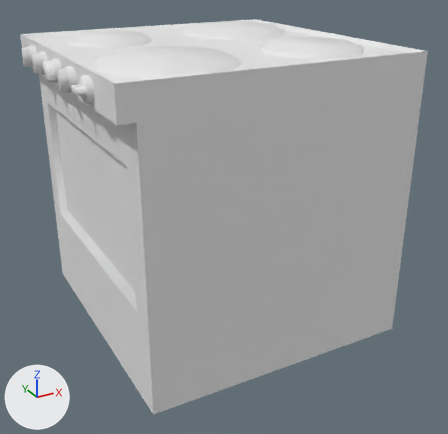
The FBX model TheCoCe/Export/Assets/Interior/Stove.fbx, before and after one commit.
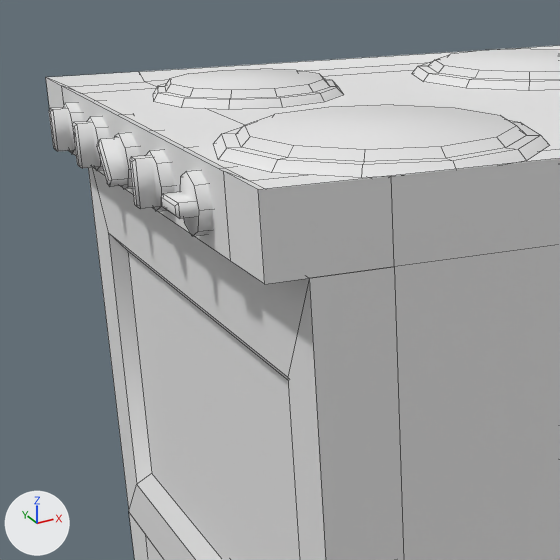
The first picture shows the older version from a camera (50 mm lens) standing at (-0.976, -1.897, 1.297) and looking at (0.023, -0.082, 0.389). The close-ups show both versions on the part from 0% to 55% of the width and 0% to 57% of the height of that picture. The axes (+X, +Y, +Z) are drawn at lower left. The lights are the same throughout. The close-ups show mesh edges as thin lines. Where no turn or scale is listed for an object, it has been applied to the vertices.

Script lines for the objects in view, before the commit:
```python
me_counter_002 = bpy.data.meshes.new('Counter.002')
me_counter_002.from_pydata(...)  # 392 vertices, 292 faces; spans x -0.541..0.5, y -0.5..0.5, z 0.0..1.011
me_counter_002.materials.append(mat_stove)  # its picture is missing
me_counter_003 = bpy.data.meshes.new('Counter.003')
me_counter_003.from_pydata(...)  # 16 vertices, 14 faces; spans x -0.05..0.05, y -0.5..0.5, z -0.035..0.64
me_counter_003.materials.append(mat_stove)  # its picture is missing
ob_counter_001 = bpy.data.objects.new('Counter.001', me_counter_002)
ob_counter_001.location = (0.0, 0.0, 0.0)
ob_counter_002 = bpy.data.objects.new('Counter.002', me_counter_003)
ob_counter_002.location = (-0.4, 0.0, 0.26)
```
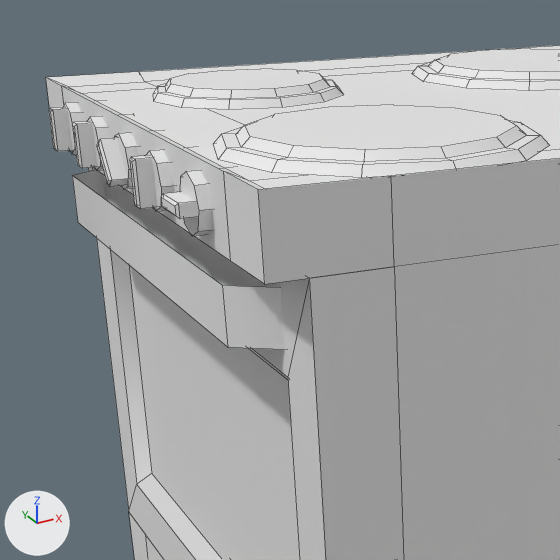
The newer file is also turned or shifted as a whole; pictures and numbers use the older file's frame.

Where the change shows, as pixel boxes [x1, y1, x2, y2] in the close-ups (560 x 560 px):
'Counter.002', reshaped: before [88, 167, 404, 560]; after [72, 167, 404, 560]
part 1 of me_counter_003, added: after [72, 169, 285, 349]
part 2 of me_counter_002, shading changed: [46, 45, 560, 560] in both

Edits to the bpy script that builds the scene:
```text
Change me_counter_003:
    where me_counter_003.from_pydata(...)  # 16 vertices, 14 faces; spans x -0.05..0.05, y -0.5..0.5, z -0.035..0.64
    used by ob_counter_002; location = (-0.4, 0.0, 0.26)
    verts and faces of me_counter_003; kept vertices keep their numbers, new ones are numbered from 16
    me_counter_003 part 1
    add verts[16] = (-0.105, -0.367, 0.534)  # pixel (227, 347)
    add verts[17] = (-0.105, 0.367, 0.534)  # pixel (77, 222)
    add verts[18] = (-0.047, -0.409, 0.534)
    add verts[19] = (-0.047, 0.409, 0.534)
    add for new, old in zip([*range(20, 24)], [*range(16, 20)]): verts[new] = verts[old] + (0.0, 0.0, 0.073)
    add faces += [(16, 20, 21, 17), (17, 21, 23, 19), (16, 18, 22, 20)]
Change me_counter_002:
    where me_counter_002.from_pydata(...)  # 392 vertices, 292 faces; spans x -0.541..0.5, y -0.5..0.5, z 0.0..1.011
    used by ob_counter_001; location = (0.0, 0.0, 0.0)
    me_counter_002 part 2: edges marked sharp go from 56 to 0
```
